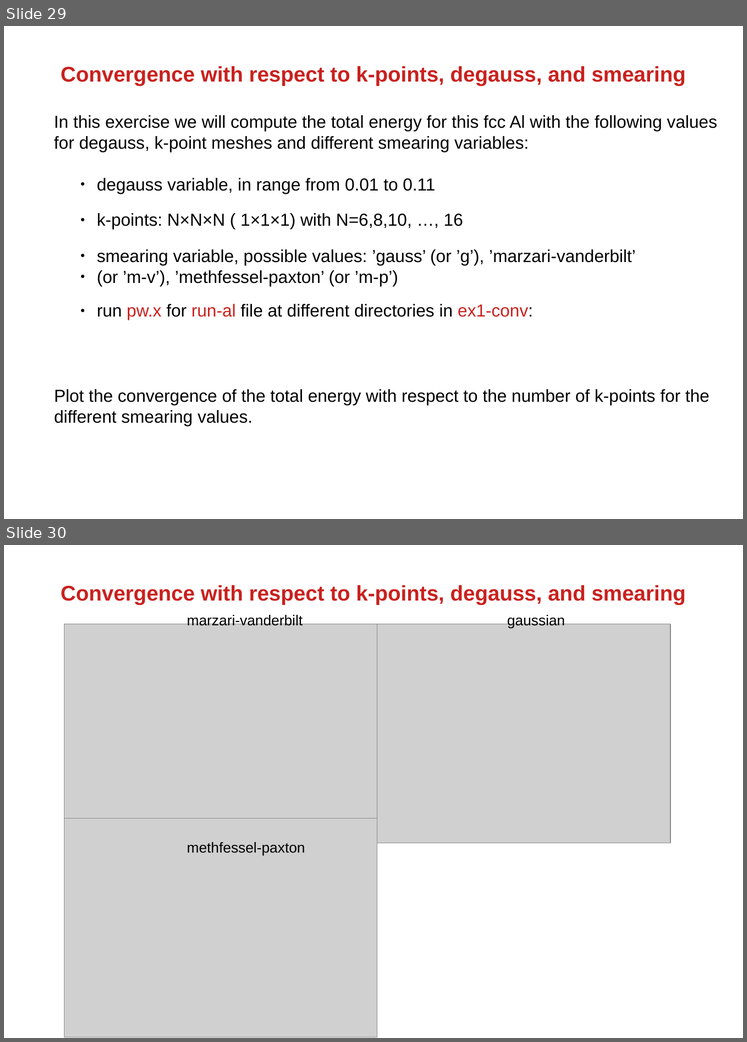
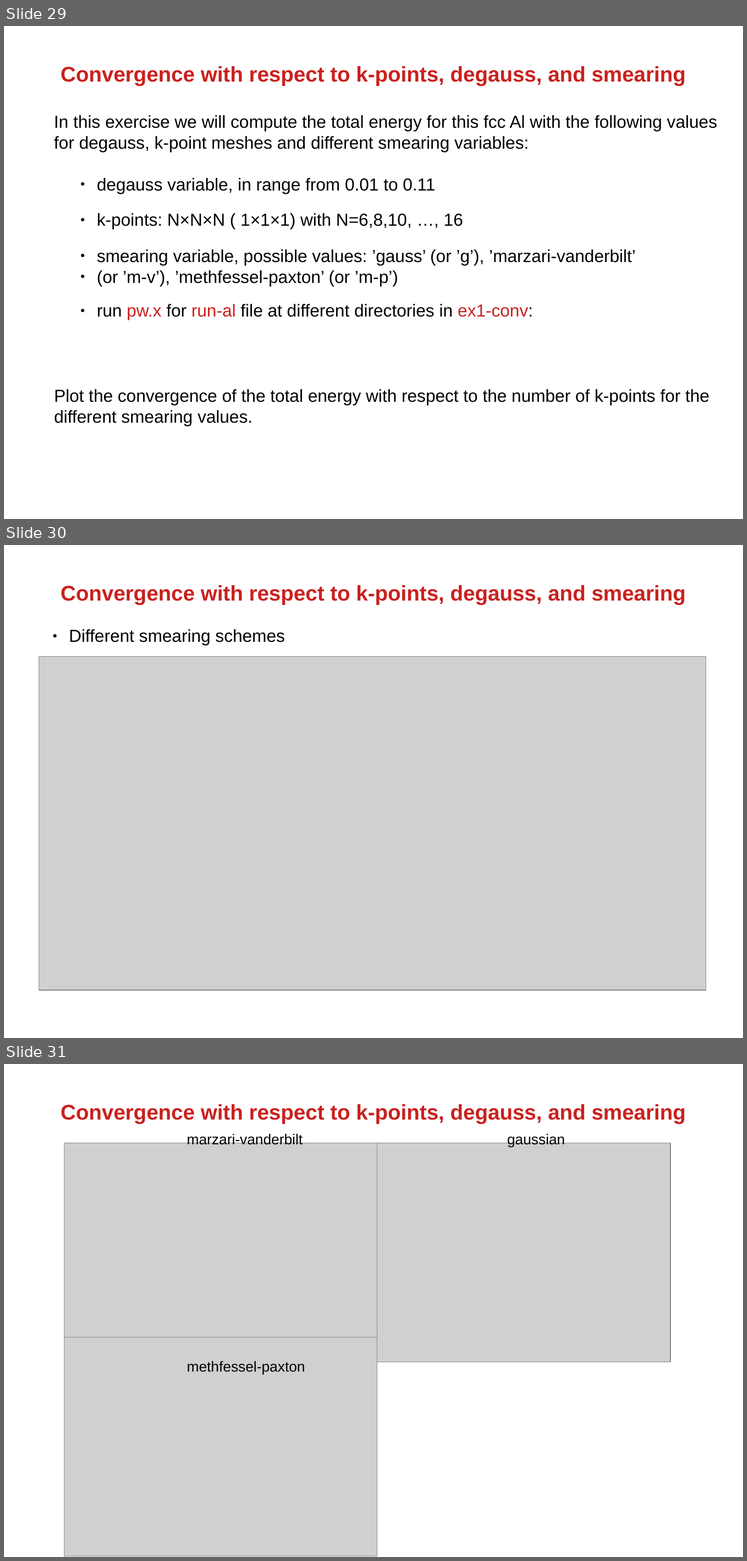
Before and after one commit to asesma-org/ASESMA2023, a slide deck: Slides_originals/Day3.odp. Shown one above the other, each under a label of ours: slides 29 and 30 before the commit, slides 29, 30 and 31 after it. The pictures are 747x1042 and 747x1561 pixels, drawn with LibreOffice and Linux fonts; fonts in the diff are those of the drawing; grey boxes stand for pictures. Boxes give left, top, right and bottom in pixels: in the first picture for what was removed or moved away, otherwise in the second. Text is boxed around its words. In the diff, an @@ line names an element or a change of style, - is before the commit and + after.

```diff
--- a/Slides_originals/Day3.odp
+++ b/Slides_originals/Day3.odp
@@ slide 30 added at box(4, 545, 743, 1038), background #FFFFFF @@
@@ text added at box(61, 585, 686, 605), 22 pt, text #C9211E, bold @@
+Convergence with respect to k-points, degauss, and smearing
@@ text added at box(69, 629, 284, 645), 18 pt, text #000000 @@
+● Different smearing schemes
@@ picture added at box(39, 656, 706, 990) @@
@@ what was slide 30 is now slide 31 @@
```
Also in this commit, not shown: 3 other files.
